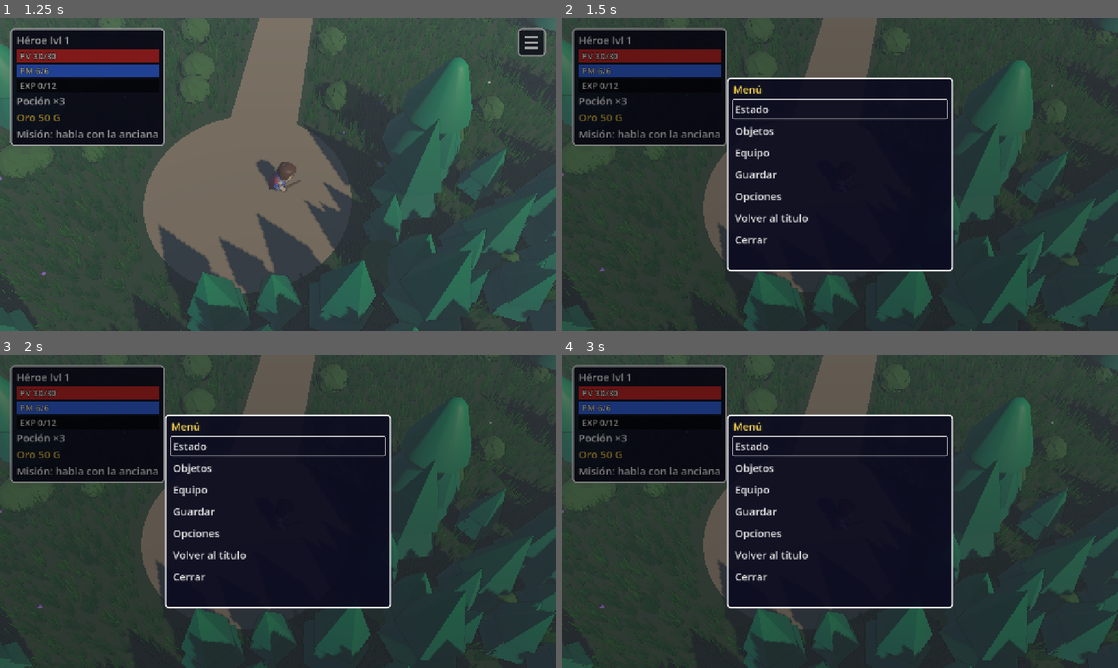
Above: before the commit, frames 1-4 (two rows, left to right).
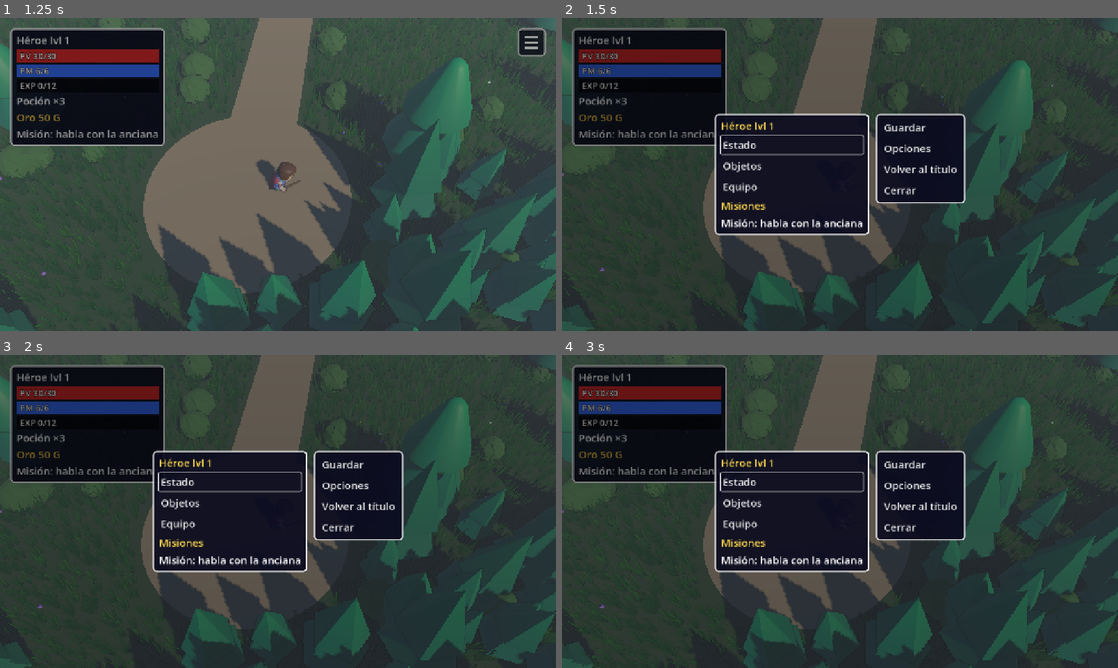
Above: after the commit, the same moments.

Repository: apergas/rpg-turnos
Game: Godot game, scene res://scenes/title/title.tscn
The game is run twice, just before and just after one commit, with the same random seed, the same clock (stepped at 60 frames per second) and the same inputs.
Inputs (mouse positions are in pixels of both pictures, inside the frame that each line leads up to):
- Up to frame 1 (1.25 s): tap Enter (ui_accept) at 0.5, 0.77, 1.07 s; move the mouse to (400, 158) at 0.52 s; hold D from 0.53 s (still down); tap Keypad Enter at 0.6 s; click (400, 158) at 0.67 s
- Up to frame 2 (1.5 s): release D at 1.25 s; click (1095, 43) at 1.25 s
- Up to frame 3 (2 s): no input
- Up to frame 4 (3 s): click "Estado" at 2 s; click "Volver" at 2.75 s

Frame 1 is identical in both runs. In frame 2, 16% of the frame differs, in the area x 27-73%, y 18-82%; in frame 3, 16%; in frame 4, 16%.

Commit message:
Reorganize the pause menu, keep the missions current and say what items do

Diff:
--- a/scripts/game/game.gd
+++ b/scripts/game/game.gd
@@ -137,7 +137,7 @@
 var _autoplay := false
 var _autoplay_save := false
 var _autoplay_menu := false
-var _last_quest_text := ""
+var _last_missions: Array[String] = []
 var _last_gear_text := ""
 var _shop: ShopWindow
 ## Something was bought, sold or equipped since the shop opened.
@@ -298,12 +298,15 @@
 	var won := outcome == BattleEngine.State.WON
 	await _fade_to(1.0)
 	var notice := ""
+	var mission_done := false
 	if won:
 		state.gold += battle.engine.gold_won
+		var quest_was_on := state.quest.stage != Quest.Stage.DONE
 		for enemy in battle.engine.enemies:
 			state.quest.on_victory(enemy.id)
 			if enemy.is_boss:
 				notice = _boss_notice(enemy)
+		mission_done = quest_was_on and state.quest.stage == Quest.Stage.DONE
 	elif outcome == BattleEngine.State.LOST:
 		state.gold -= battle.gold_lost
 		state.heal_full()
@@ -322,6 +325,8 @@
 	await _world.freeze(false)
 	if notice != "":
 		_world.show_notice(notice)
+	if mission_done:
+		_world.show_mission_done(Quest.DONE_TEXT)
 	if outcome == BattleEngine.State.LOST:
 		_autosave(false)  # the gold lost sticks: going back to the title can't undo it
 	if won:
@@ -621,14 +626,14 @@
 ## Updates the map's status window and the hero's weapon and shield; on autoplay also
 ## prints each new quest line and each change of gold or equipment.
 func _refresh_status() -> void:
-	var quest_text := state.quest.status_text()
+	var missions := state.current_missions()
 	_world.refresh_status(state.hero, state.inventory.count(Inventory.POTION), state.gold,
-		quest_text)
+		missions)
 	var loadout := state.loadout
 	_world.set_hero_equipment(loadout.worn(Equipment.WEAPON), loadout.worn(Equipment.SHIELD))
-	if _autoplay and quest_text != _last_quest_text:
-		print(quest_text)
-	_last_quest_text = quest_text
+	if _autoplay and missions != _last_missions:
+		print(" · ".join(missions))
+	_last_missions = missions
 	var worn := PackedStringArray()
 	for slot in Equipment.SLOTS:
 		if loadout.worn(slot) != "":
--- a/scripts/game/game_state.gd
+++ b/scripts/game/game_state.gd
@@ -9,6 +9,9 @@
 const FINAL_BOSS := "senor_niebla"
 ## The autoplay retreat: below this share of max HP the hero needs rest.
 const REST_HP_RATIO := 0.3
+## Mission lines when none is assigned, on an open map and on a dungeon floor.
+const NO_MISSION_FIELD := "Sigue el sendero"
+const NO_MISSION_DUNGEON := "Explora el mapa"
 
 var hero: Combatant
 var inventory := Inventory.new()
@@ -45,6 +48,19 @@
 func heal_full() -> void:
 	hero.hp = hero.max_hp
 	hero.mp = hero.max_mp
+
+
+## The missions under way, for the map's status window and the pause menu; never empty.
+## The one place that reads them: the story's quest log only has to change this.
+func current_missions() -> Array[String]:
+	var missions: Array[String] = []
+	var line := quest.status_text()
+	if line != "":
+		missions.append(line)
+	if missions.is_empty():
+		var dungeon := ZoneData.by_id(zone_id).is_dungeon()
+		missions.append(NO_MISSION_DUNGEON if dungeon else NO_MISSION_FIELD)
+	return missions
 
 
 ## Uses an item outside battle, from the pause menu; see Inventory.use().
--- a/scripts/game/inventory.gd
+++ b/scripts/game/inventory.gd
@@ -11,16 +11,18 @@
 ## name and article (for "una Poción"); effect "hp" (heals value HP), "mp" (restores
 ## value MP), "cure" (removes the status named by value) or "travel" (the Ala de viaje:
 ## Game takes the hero to the last village visited); price in gold (Shop sells at it and
-## buys back at half); battle / field: usable in battle / from the pause menu.
+## buys back at half); battle / field: usable in battle / from the pause menu; text: what
+## it does, shown in the shop, in Objetos and in battle.
 const ITEMS := {
 	POTION: {"name": "Poción", "article": "una", "effect": "hp", "value": 30, "price": 8,
-		"battle": true, "field": true},
+		"battle": true, "field": true, "text": "Recupera 30 PV."},
 	ETHER: {"name": "Éter", "article": "un", "effect": "mp", "value": 15, "price": 30,
-		"battle": true, "field": true},
+		"battle": true, "field": true, "text": "Recupera 15 PM."},
 	ANTIDOTE: {"name": "Antídoto", "article": "un", "effect": "cure", "value": "poison",
-		"price": 10, "battle": true, "field": false},
+		"price": 10, "battle": true, "field": false, "text": "Cura el veneno."},
 	WING: {"name": "Ala de viaje", "article": "un", "effect": "travel", "value": 0,
-		"price": 25, "battle": false, "field": true},
+		"price": 25, "battle": false, "field": true,
+		"text": "Te lleva al último pueblo visitado."},
 }
 ## Order of the item lists.
 const IDS: Array[String] = [POTION, ETHER, ANTIDOTE, WING]
@@ -30,6 +32,13 @@
 	"fragmento_mina": "Fragmento del amuleto (2/3)",
 	"fragmento_castillo": "Fragmento del amuleto (3/3)",
 	"llave_mina": "Llave de la mina",
+}
+## What each key item is, for Objetos.
+const KEY_TEXTS := {
+	"fragmento_bosque": "Un trozo del Amuleto del Alba. Lo guardaba la Bruja del bosque.",
+	"fragmento_mina": "Un trozo del Amuleto del Alba. Lo guardaba el Golem de piedra.",
+	"fragmento_castillo": "El último trozo del Amuleto del Alba. Lo guardaba el Señor de la Niebla.",
+	"llave_mina": "Abre la reja de la tercera planta de la mina.",
 }
 
 var _items := {}
@@ -41,6 +50,11 @@
 
 static func article(id: String) -> String:
 	return ITEMS[id].article if ITEMS.has(id) else "un"
+
+
+## What an item or a key item does, in a short sentence.
+static func description(id: String) -> String:
+	return ITEMS[id].text if ITEMS.has(id) else KEY_TEXTS.get(id, "")
 
 
 func count(id: String) -> int:
--- a/scripts/game/quest.gd
+++ b/scripts/game/quest.gd
@@ -9,6 +9,8 @@
 const TARGET_ID := "slime"
 const BOSS_ID := "rey_slime"
 const NPC_NAME := "Anciana"
+## Shown for a few seconds when the quest ends; a finished quest is not listed any more.
+const DONE_TEXT := "Misión cumplida"
 
 var stage := Stage.OFFER
 var kills := 0
@@ -54,7 +56,7 @@
 	return stage == Stage.BOSS
 
 
-## One line for the map's status window.
+## One line for the mission lists ("" once it is done).
 func status_text() -> String:
 	match stage:
 		Stage.OFFER:
@@ -65,4 +67,4 @@
 			return "Misión: vuelve con la anciana"
 		Stage.BOSS:
 			return "Misión: derrota al Rey Slime"
-	return "Misión cumplida"
+	return ""
--- a/scripts/ui/battle_hud.gd
+++ b/scripts/ui/battle_hud.gd
@@ -341,8 +341,8 @@
 		Page.ITEMS:
 			for id in _item_ids():
 				var why := _engine.problem(BattleEngine.cmd_item(id))
-				_add_row(_with_reason("%s ×%d" % [Inventory.display_name(id),
-					_engine.inventory.count(id)], why), why == "")
+				_add_row(_with_reason("%s ×%d  %s" % [Inventory.display_name(id),
+					_engine.inventory.count(id), Inventory.description(id)], why), why == "")
 			if _rows.is_empty():
 				_list.add_child(_label("No llevas objetos."))
 			_set_message("¿Qué objeto?")
--- a/scripts/ui/pause_menu.gd
+++ b/scripts/ui/pause_menu.gd
@@ -1,9 +1,10 @@
 class_name PauseMenu extends Control
 ## Pause menu of the world map. Esc or P, or the ☰ button in the top right corner
 ## (mouse and touch), open it while `available`; it pauses the tree until it closes.
-## Pages: main list (Estado, Objetos, Equipo, Guardar, Opciones, Volver al título,
-## Cerrar), Estado (hero stats, gold, spells), Objetos (items usable outside battle,
-## the Ala de viaje too, and the key items),
+## Main page: two windows side by side. The hero's ("Héroe lvl X", the pages of
+## HERO_PAGES and the missions under way) and the system's (Guardar, Opciones, Volver al
+## título, Cerrar). Other pages: Estado (hero stats, gold, spells), Objetos (items usable
+## outside battle, the Ala de viaje too, and the key items, each with what it does),
 ## Equipo (the three slots; choosing one lists the pieces of that slot in the bag, with
 ## the comparison, and Quitar), Opciones (OptionsPanel) and a confirmation before going
 ## back to the title. Esc goes back one page. Keeps running while paused. Call setup()
@@ -17,7 +18,14 @@
 signal travel_requested
 
 const FONT_SIZE := 24
+const TEXT_SIZE := 18
 const TITLE_COLOR := Color(1.0, 0.85, 0.3)
+const GREY := Color(0.6, 0.6, 0.65)
+## Rows of the hero's window: text and page. A new page only needs its row here.
+const HERO_PAGES := [["Estado", "status"], ["Objetos", "items"], ["Equipo", "equipment"]]
+## Long texts wrap past this width.
+const TEXT_WIDTH := 480.0
+const STATUS_BAR_WIDTH := 300.0
 const MENU_BUTTON_SIZE := Vector2(64, 64)
 const MENU_BUTTON_MARGIN := 24.0
 ## Seconds each page stays open in tour().
@@ -37,8 +45,16 @@
 var _shade: ColorRect
 var _window: PanelContainer
 var _pages: Dictionary = {}
+var _main_row: HBoxContainer
+var _hero_label: Label
+var _mission_box: VBoxContainer
 var _main_message: Label
-var _status_label: Label
+var _hp_bar: StatBar
+var _mp_bar: StatBar
+var _exp_bar: StatBar
+var _stats_label: Label
+var _gold_label: Label
+var _spells_label: Label
 var _items_box: VBoxContainer
 var _items_message: Label
 var _equip_box: VBoxContainer
@@ -72,12 +88,11 @@
 	center.mouse_filter = Control.MOUSE_FILTER_IGNORE
 	add_child(center)
 	_window = BattleHud.make_window()
-	_window.custom_minimum_size = Vector2(520, 0)
 	_window.hide()
 	center.add_child(_window)
 	var stack := VBoxContainer.new()
 	_window.add_child(stack)
-	_build_main(stack)
+	_build_main(center)
 	_build_status(stack)
 	_build_items(stack)
 	_build_equipment(stack)
@@ -95,9 +110,8 @@
 		return
 	get_tree().paused = true
 	_shade.show()
-	_window.show()
 	_menu_button.hide()
-	_main_message.text = ""
+	_set_line(_main_message, "")
 	_sfx(SfxLibrary.ACCEPT)
 	_show_page("main")
 
@@ -108,6 +122,7 @@
 	_page = ""
 	_shade.hide()
 	_window.hide()
+	_main_row.hide()
 	_sfx(SfxLibrary.CANCEL)
 	get_tree().paused = false
 	available = available
@@ -115,7 +130,7 @@
 
 ## Game calls it after save_requested with whether the file was written.
 func show_save_result(ok: bool) -> void:
-	_main_message.text = "Partida guardada." if ok else "No se pudo guardar."
+	_set_line(_main_message, "Partida guardada." if ok else "No se pudo guardar.")
 	_sfx(SfxLibrary.SAVE if ok else SfxLibrary.CANCEL)
 
 
@@ -166,15 +181,18 @@
 	_page = page
 	for name: String in _pages:
 		(_pages[name] as Control).visible = name == page
+	_window.visible = page != "main"
 	match page:
+		"main":
+			_fill_main()
 		"status":
-			_status_label.text = _status_text()
+			_fill_status()
 		"items":
-			_items_message.text = ""
+			_set_line(_items_message, "")
 			_fill_items()
 		"equipment":
 			_equip_slot = ""
-			_equip_message.text = ""
+			_set_line(_equip_message, "")
 			_fill_equipment()
 	_quiet_focus = true
 	if page == "options":
@@ -191,26 +209,34 @@
 	_show_page("main")
 
 
-func _status_text() -> String:
+## The hero's name and level and the missions under way (they can change between visits).
+func _fill_main() -> void:
+	_hero_label.text = StatBar.hero_title(_state.hero)
+	for child in _mission_box.get_children():
+		_mission_box.remove_child(child)
+		child.queue_free()
+	for line in _state.current_missions():
+		_mission_box.add_child(_label(line, Color.WHITE))
+
+
+func _fill_status() -> void:
 	var hero := _state.hero
-	var lines := PackedStringArray([
-		"%s  Nivel %d" % [hero.display_name, hero.level],
-		"PV %d / %d" % [hero.hp, hero.max_hp],
-		"PM %d / %d" % [hero.mp, hero.max_mp],
-		"ATK %d   DEF %d   VEL %d" % [hero.total_attack(), hero.total_defense(), hero.speed],
-		"EXP %d" % hero.experience,
-	])
-	var next := Leveling.exp_for_next(hero.level)
-	if next < 0:
-		lines.append("Nivel máximo")
-	else:
-		lines.append("Siguiente nivel: faltan %d EXP" % (next - hero.experience))
-	lines.append("Oro %d G" % _state.gold)
+	_hp_bar.show_hp(hero.hp, hero.max_hp)
+	_mp_bar.show_mp(hero.mp, hero.max_mp)
+	_exp_bar.show_exp(hero)
+	_stats_label.text = "ATK %d   DEF %d   VEL %d" % [hero.total_attack(),
+		hero.total_defense(), hero.speed]
+	_gold_label.text = "Oro %d G" % _state.gold
 	var spells := PackedStringArray()
 	for skill in hero.skills:
 		spells.append(skill.display_name)
-	lines.append("Hechizos: %s" % ", ".join(spells))
-	return "\n".join(lines)
+	BattleHud.fit_label(_spells_label, "Hechizos: %s" % ", ".join(spells), TEXT_WIDTH)
+
+
+## A line under a page's rows; an empty one takes no room, so the window hugs the rows.
+func _set_line(label: Label, text: String) -> void:
+	label.text = text
+	label.visible = text != ""
 
 
 ## One row per item carried: name, count and "Usar" (disabled, with the reason, when it
@@ -239,7 +265,8 @@
 		use.pressed.connect(_on_use_item.bind(id))
 		row.add_child(use)
 		if why != "":
-			row.add_child(_label(why, Color(0.6, 0.6, 0.65)))
+			row.add_child(_label(why, GREY))
+		_items_box.add_child(_description(id))
 	for id in _state.key_items:
 		any = true
 		var row := HBoxContainer.new()
@@ -248,7 +275,8 @@
 		var label := _label(Inventory.KEY_ITEMS[id], TITLE_COLOR)
 		label.custom_minimum_size = Vector2(220, 0)
 		row.add_child(label)
-		row.add_child(_label("Objeto clave", Color(0.6, 0.6, 0.65)))
+		row.add_child(_label("Objeto clave", GREY))
+		_items_box.add_child(_description(id))
 	if not any:
 		_items_box.add_child(_label("No llevas objetos.", Color.WHITE))
 
@@ -263,8 +291,8 @@
 		return
 	_sfx(SfxLibrary.HEAL)
 	_fill_items()
-	_items_message.text = ("Recuperas %d PM." if result.effect == "mp" else "Recuperas %d PV.") \
-			% result.amount
+	_set_line(_items_message, ("Recuperas %d PM." if result.effect == "mp" \
+		else "Recuperas %d PV.") % result.amount)
 	state_changed.emit()
 	_quiet_focus = true
 	var first := _first_button(_pages["items"])
@@ -329,7 +357,7 @@
 	if slot != "":
 		_sfx(SfxLibrary.ACCEPT)
 	_equip_slot = slot
-	_equip_message.text = ""
+	_set_line(_equip_message, "")
 	_fill_equipment()
 
 
@@ -339,8 +367,8 @@
 	_sfx(SfxLibrary.ACCEPT)
 	_equip_slot = ""
 	_fill_equipment()
-	_equip_message.text = "Te equipas %s %s." % [Equipment.article(id),
-		Equipment.display_name(id)]
+	_set_line(_equip_message, "Te equipas %s %s." % [Equipment.article(id),
+		Equipment.display_name(id)])
 	state_changed.emit()
 
 
@@ -350,8 +378,8 @@
 	_sfx(SfxLibrary.CANCEL)
 	_equip_slot = ""
 	_fill_equipment()
-	_equip_message.text = "Te quitas %s %s." % [Equipment.article(worn),
-		Equipment.display_name(worn)]
+	_set_line(_equip_message, "Te quitas %s %s." % [Equipment.article(worn),
+		Equipment.display_name(worn)])
 	state_changed.emit()
 
 
@@ -397,12 +425,26 @@
 	return style
 
 
-func _build_main(stack: VBoxContainer) -> void:
-	var page := _page_box(stack, "main", "Menú")
+## The main page: the hero's window on the left, the system's on the right.
+func _build_main(center: CenterContainer) -> void:
+	_main_row = HBoxContainer.new()
+	_main_row.add_theme_constant_override("separation", 16)
+	_main_row.hide()
+	center.add_child(_main_row)
+	_pages["main"] = _main_row
+	var hero_box := _main_window()
+	_hero_label = _label("", TITLE_COLOR)
+	hero_box.add_child(_hero_label)
+	for entry: Array in HERO_PAGES:
+		var button := _button(entry[0])
+		button.pressed.connect(_open_page.bind(entry[1]))
+		hero_box.add_child(button)
+	hero_box.add_child(_label("Misiones", TITLE_COLOR))
+	_mission_box = VBoxContainer.new()
+	_mission_box.add_theme_constant_override("separation", 0)
+	hero_box.add_child(_mission_box)
+	var system_box := _main_window()
 	var entries := [
-		["Estado", func() -> void: _open_page("status")],
-		["Objetos", func() -> void: _open_page("items")],
-		["Equipo", func() -> void: _open_page("equipment")],
 		["Guardar", func() -> void: save_requested.emit()],
 		["Opciones", func() -> void: _open_page("options")],
 		["Volver al título", func() -> void: _open_page("confirm")],
@@ -411,15 +453,37 @@
 	for entry: Array in entries:
 		var button := _button(entry[0])
 		button.pressed.connect(entry[1])
-		page.add_child(button)
+		system_box.add_child(button)
 	_main_message = _label("", Color.WHITE)
-	page.add_child(_main_message)
+	_main_message.hide()
+	system_box.add_child(_main_message)
+
+
+## One of the main page's two windows, top aligned; returns the box to fill.
+func _main_window() -> VBoxContainer:
+	var window := BattleHud.make_window()
+	window.size_flags_vertical = Control.SIZE_SHRINK_BEGIN
+	_main_row.add_child(window)
+	var box := VBoxContainer.new()
+	box.add_theme_constant_override("separation", 6)
+	window.add_child(box)
+	return box
 
 
 func _build_status(stack: VBoxContainer) -> void:
 	var page := _page_box(stack, "status", "Estado")
-	_status_label = _label("", Color.WHITE)
-	page.add_child(_status_label)
+	_hp_bar = StatBar.new(StatBar.HP, STATUS_BAR_WIDTH)
+	page.add_child(_hp_bar)
+	_mp_bar = StatBar.new(StatBar.MP, STATUS_BAR_WIDTH)
+	page.add_child(_mp_bar)
+	_exp_bar = StatBar.new(StatBar.EXP, STATUS_BAR_WIDTH)
+	page.add_child(_exp_bar)
+	_stats_label = _label("", Color.WHITE)
+	page.add_child(_stats_label)
+	_gold_label = _label("", StatBar.GOLD)
+	page.add_child(_gold_label)
+	_spells_label = _label("", Color.WHITE)
+	page.add_child(_spells_label)
 	page.add_child(_back_button())
 
 
@@ -504,6 +568,13 @@
 	return button
 
 
+## What an item or a key item does, small, under its row.
+func _description(id: String) -> Label:
+	var label := _label(Inventory.description(id), GREY)
+	label.add_theme_font_size_override("font_size", TEXT_SIZE)
+	return label
+
+
 func _label(text: String, color: Color) -> Label:
 	var label := Label.new()
 	label.text = text
--- a/scripts/ui/shop_window.gd
+++ b/scripts/ui/shop_window.gd
@@ -16,6 +16,7 @@
 signal _answered(yes: bool)
 
 const FONT_SIZE := 24
+const TEXT_SIZE := 18
 const TITLE_COLOR := Color(1.0, 0.85, 0.3)
 const GREY := Color(0.6, 0.6, 0.65)
 const BETTER := Color(0.35, 1.0, 0.4)
@@ -223,6 +224,8 @@
 	if not info.is_empty():
 		row.add_child(_label("%s +%d" % [info.stat, info.bonus], Color.WHITE))
 		row.add_child(comparison(info.diff))
+	else:
+		row.add_child(_description(id))
 	if why != "":
 		row.add_child(_label(why, GREY))
 
@@ -242,6 +245,8 @@
 	var price := _label("%d G" % Shop.sell_price(id), GREY if why != "" else StatBar.GOLD)
 	price.custom_minimum_size.x = PRICE_WIDTH
 	row.add_child(price)
+	if not Shop.is_equipment(id):
+		row.add_child(_description(id))
 	if why != "":
 		row.add_child(_label(why, GREY))
 
@@ -393,6 +398,13 @@
 	return _make_label(text, color)
 
 
+## What an item does, small, after its price.
+func _description(id: String) -> Label:
+	var label := _label(Inventory.description(id), GREY)
+	label.add_theme_font_size_override("font_size", TEXT_SIZE)
+	return label
+
+
 static func _make_label(text: String, color: Color) -> Label:
 	var label := Label.new()
 	label.text = text
--- a/scripts/world/world.gd
+++ b/scripts/world/world.gd
@@ -41,6 +41,8 @@
 const ACTOR_SCENE := preload("res://scenes/battle/battle_actor.tscn")
 const HERO_DATA := preload("res://data/hero.tres")
 const NOTICE_TIME := 2.0
+## Seconds "Misión cumplida" stays in the status window.
+const MISSION_DONE_TIME := 4.0
 ## The notice window, top centre (clear of the status window and the ☰ button).
 const NOTICE_MAX_WIDTH := 640.0
 const UI_EDGE := 24.0
@@ -130,7 +132,11 @@
 var _exp_bar: StatBar
 var _potion_label: Label
 var _gold_label: Label
-var _quest_label: Label
+var _mission_box: VBoxContainer
+## The lines of the status window, and the serial that lets "Misión cumplida" put them back.
+var _missions: Array[String] = []
+var _mission_done_serial := 0
+var _mission_done := false
 var _notice: Label
 var _notice_window: PanelContainer
 var _notice_serial := 0
@@ -395,15 +401,43 @@
 			.set_trans(Tween.TRANS_BACK).set_ease(Tween.EASE_OUT)
 
 
-func refresh_status(hero: Combatant, potions: int, gold: int, quest_text := "") -> void:
+func refresh_status(hero: Combatant, potions: int, gold: int, missions: Array[String] = []) -> void:
 	_name_label.text = StatBar.hero_title(hero)
 	_hp_bar.show_hp(hero.hp, hero.max_hp)
 	_mp_bar.show_mp(hero.mp, hero.max_mp)
 	_exp_bar.show_exp(hero)
 	_potion_label.text = "%s ×%d" % [Inventory.display_name(Inventory.POTION), potions]
 	_gold_label.text = "Oro %d G" % gold
-	_quest_label.text = quest_text
-	_quest_label.visible = quest_text != ""
+	_missions = missions
+	if not _mission_done:
+		_show_missions(missions, Color.WHITE)
+
+
+## Puts "Misión cumplida" (or text) in the mission list for a few seconds, then the
+## missions under way come back.
+func show_mission_done(text: String) -> void:
+	_mission_done_serial += 1
+	var serial := _mission_done_serial
+	_mission_done = true
+	var lines: Array[String] = [text]
+	_show_missions(lines, StatBar.GOLD)
+	if _autoplay:
+		print(text)
+	await get_tree().create_timer(MISSION_DONE_TIME).timeout
+	if serial == _mission_done_serial:
+		_mission_done = false
+		_show_missions(_missions, Color.WHITE)
+
+
+func _show_missions(lines: Array[String], color: Color) -> void:
+	for child in _mission_box.get_children():
+		_mission_box.remove_child(child)
+		child.queue_free()
+	for line in lines:
+		var label := _label()
+		label.text = line
+		label.add_theme_color_override("font_color", color)
+		_mission_box.add_child(label)
 
 
 ## Shows a short line in its own window for NOTICE_TIME seconds (a newer one replaces it).
@@ -700,9 +734,9 @@
 	_gold_label = _label()
 	_gold_label.add_theme_color_override("font_color", StatBar.GOLD)
 	box.add_child(_gold_label)
-	_quest_label = _label()
-	_quest_label.hide()
-	box.add_child(_quest_label)
+	_mission_box = VBoxContainer.new()
+	_mission_box.add_theme_constant_override("separation", 0)
+	box.add_child(_mission_box)
 	_notice_window = BattleHud.make_window()
 	_notice_window.set_anchors_preset(Control.PRESET_CENTER_TOP)
 	_notice_window.offset_left = 0
